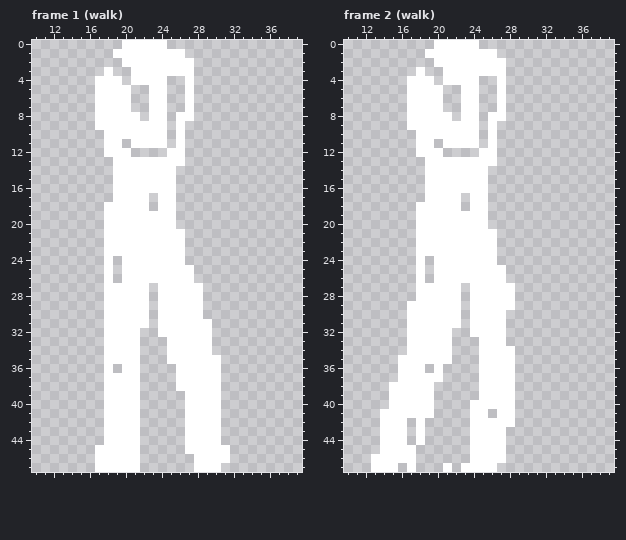
A pixel-art file gets an edit: scenes/entities/enemy/enemy.aseprite. The picture above was drawn from the file before the commit.
48x48 pixels, 8 frames. Shown: frame 1 (walk): x 10..39, y 0..47; frame 2 (walk): x 10..39, y 0..47. The commit also changed other frames, which this record leaves out.
The same view after the edit:
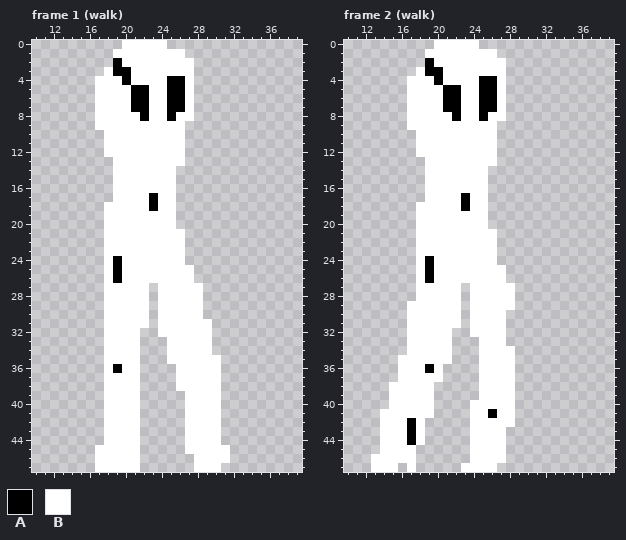
Palette (. is transparent): A #000000  B #ffffff
Diff:
Changed rows in their new state; - is an unchanged pixel.
Frame 1 (walk):
first column x 19:
 2 A-------
 3 AA------
 4 -A----AA
 5 --AA--AA
 6 --AA--AA
 7 --AA--AA
 8 ---A--A-
 9 ------B-
10 ------B-
11 -B----B-
12 --BBBB--
first column x 23:
17 A
18 A
first column x 19:
24 A
25 A
26 A
first column x 19:
36 A
Frame 2 (walk):
first column x 19:
 2 A-------
 3 AA------
 4 -A----AA
 5 --AA--AA
 6 --AA--AA
 7 --AA--AA
 8 ---A--A-
 9 ------B-
10 ------B-
11 -B----B-
12 --BBBB--
first column x 23:
17 A
18 A
first column x 19:
24 A
25 A
26 A
first column x 19:
36 A
first column x 17:
41 ---------A
42 A---------
43 A---------
44 A---------
47 ----.-----
Where, in picture pixels (left, top, right, bottom), the same in both pictures:
added: (113, 58, 185, 211)
added: (113, 256, 122, 283)
added: (113, 364, 122, 373)
added: (425, 58, 497, 211)
added: (425, 256, 434, 283)
added: (425, 364, 434, 373)
added: (488, 409, 497, 418)
changed: (407, 418, 452, 472)
